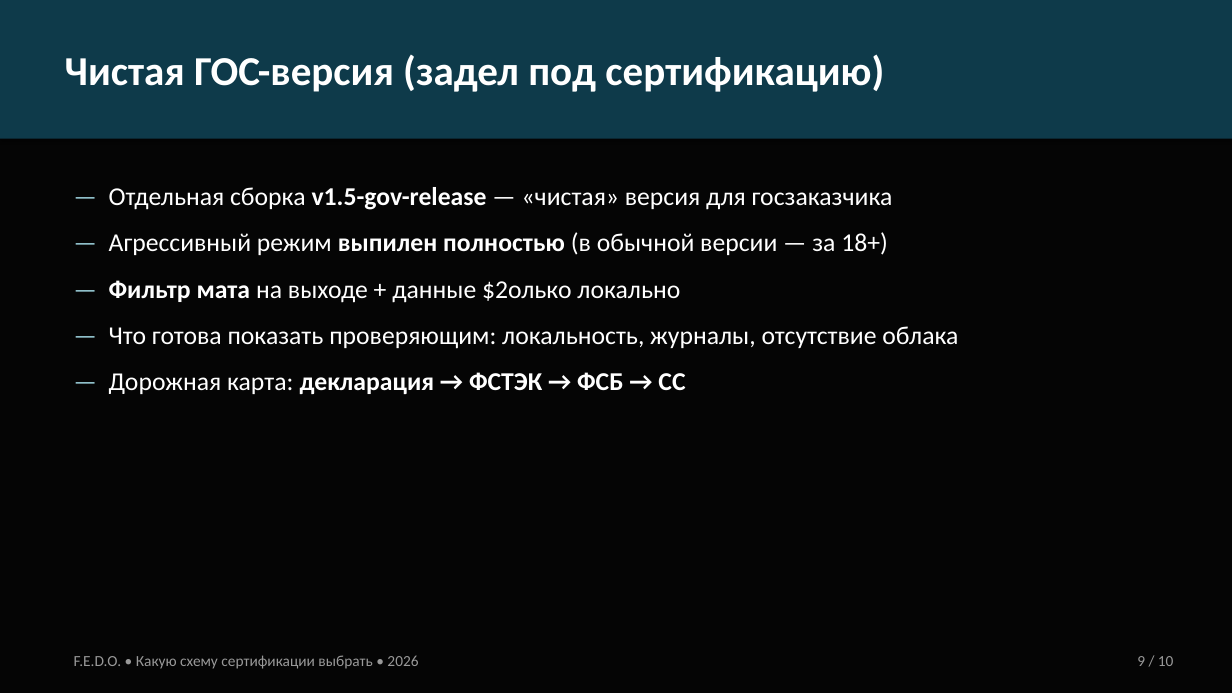
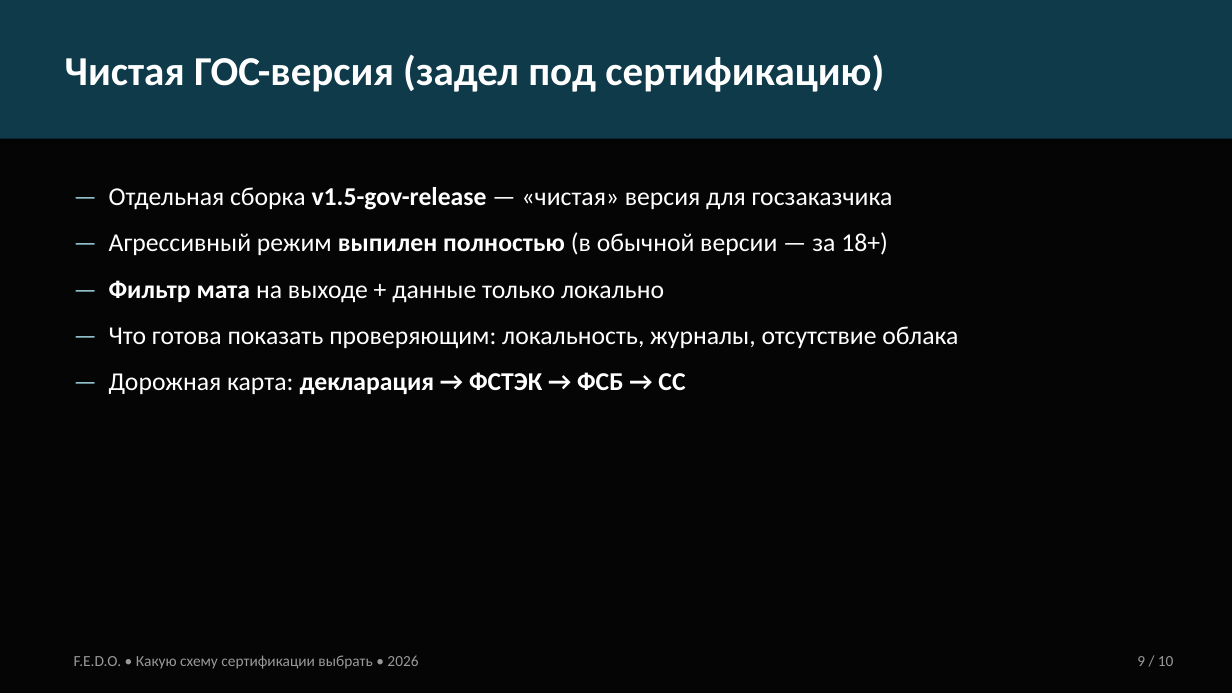
Before and after one commit to fedomirka-droid/F.E.D.O, a slide deck: slide 9 of docs/FEDO_certification_presentation.pptx. Drawn at 1232x693 pixels with LibreOffice and Linux fonts; fonts in the diff are those of the drawing. Boxes give left, top, right and bottom in pixels: in the first picture for what was removed or moved away, otherwise in the second. Text is boxed around its words. In the diff, an @@ line names an element or a change of style, - is before the commit and + after.

```diff
--- a/docs/FEDO_certification_presentation.pptx
+++ b/docs/FEDO_certification_presentation.pptx
@@ text at (109, 280, 664, 303): text changed @@
-— Фильтр мата на выходе + данные $2олько локально
+— Фильтр мата на выходе + данные только локально
```
Also in this commit, not shown: 6 other slides changed.
